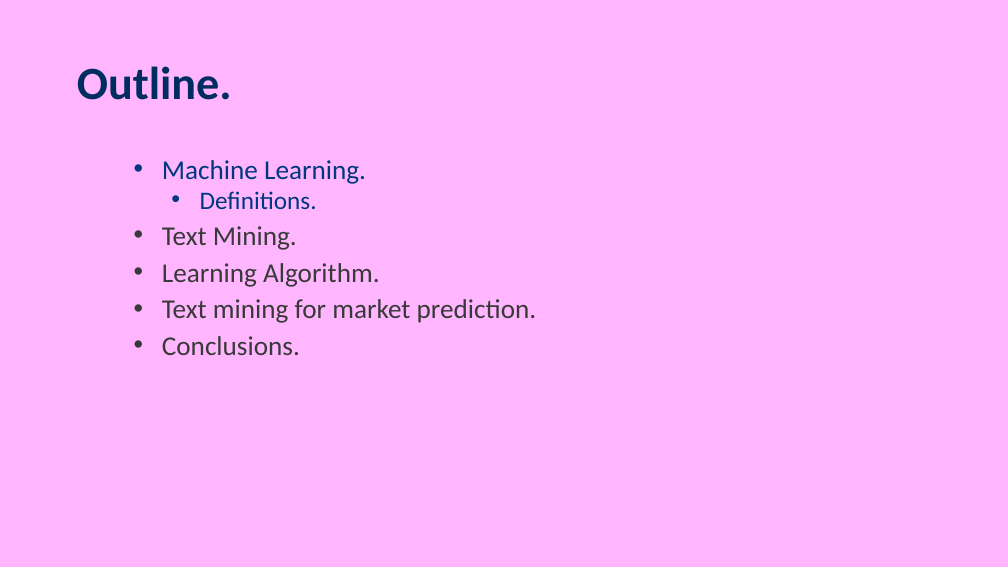
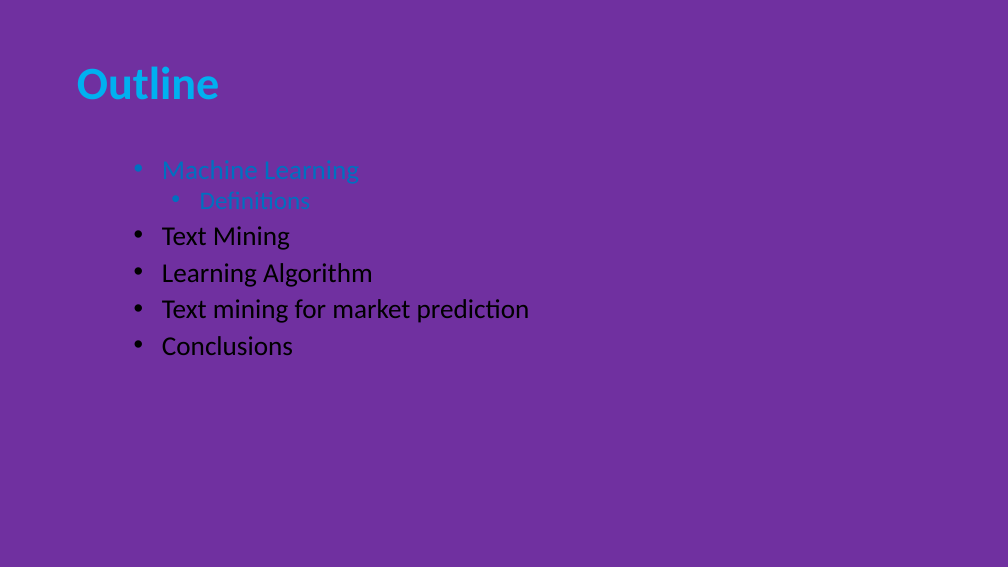
Before and after one commit to moran-abitbul/PreFix, a slide deck: slide 2 of server/uploads/updated-check.pptx. Drawn at 1008x567 pixels with LibreOffice and Linux fonts; fonts in the diff are those of the drawing. Boxes give left, top, right and bottom in pixels: in the first picture for what was removed or moved away, otherwise in the second. Text is boxed around its words. In the diff, an @@ line names an element or a change of style, - is before the commit and + after.

```diff
--- a/server/uploads/updated-check.pptx
+++ b/server/uploads/updated-check.pptx
@@ background #FFB6FF to #7030A0 @@
@@ title at (77, 66, 220, 100): text changed; text colour #002D60 to #00B0F0 @@
-Outline.
+Outline
@@ text at (162, 160, 530, 355): text changed; text colour #393939 to #000000 @@
-• Machine Learning.
-  • Definitions.
-• Text Mining.
-• Learning Algorithm.
-• Text mining for market prediction.
-• Conclusions.
+• Machine Learning
+  • Definitions
+• Text Mining
+• Learning Algorithm
+• Text mining for market prediction
+• Conclusions
```
Also in this commit, not shown: 6 other slides changed, 14 other files.
